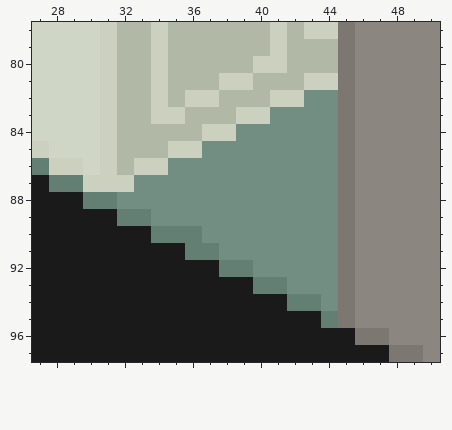
Two versions of one pixel-art file, assets/backgrounds/aprils_apartment/aprils_apartment.aseprite. Above, as it was before the edit.
250x150 pixels, 1 frame. Colours within 5 levels of each other are drawn and written as one. Shown: x 27..50, y 78..97. The commit also changed other parts of the picture, which this record leaves out.
After the commit:
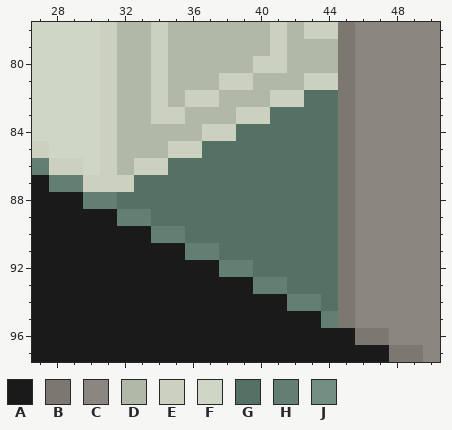
Palette (. is transparent): A #1a1a1a  B #7c7770  C #8b867f  D #b1b8a5  E #cbd1be  F #d0d6c5  G #557064  H #637e72  J #728d81
Change:
Changed rows in their new state; - is an unchanged pixel.
Layer "room":
first column x 32:
82 -----------GG
83 ---------GGGG
84 -------GGGGGG
85 -----GGGGGGGG
86 ---GGGGGGGGGG
87 -GGGGGGGGGGGG
88 GGGGGGGGGGGGG
89 --GGGGGGGGGGG
90 ----GGGGGGGGG
91 ------GGGGGGG
92 --------GGGGG
93 ----------GGG
94 ------------G
Pixel boxes of the changes (left, top, right, bottom) in both pictures:
changed: (117, 90, 338, 311)
